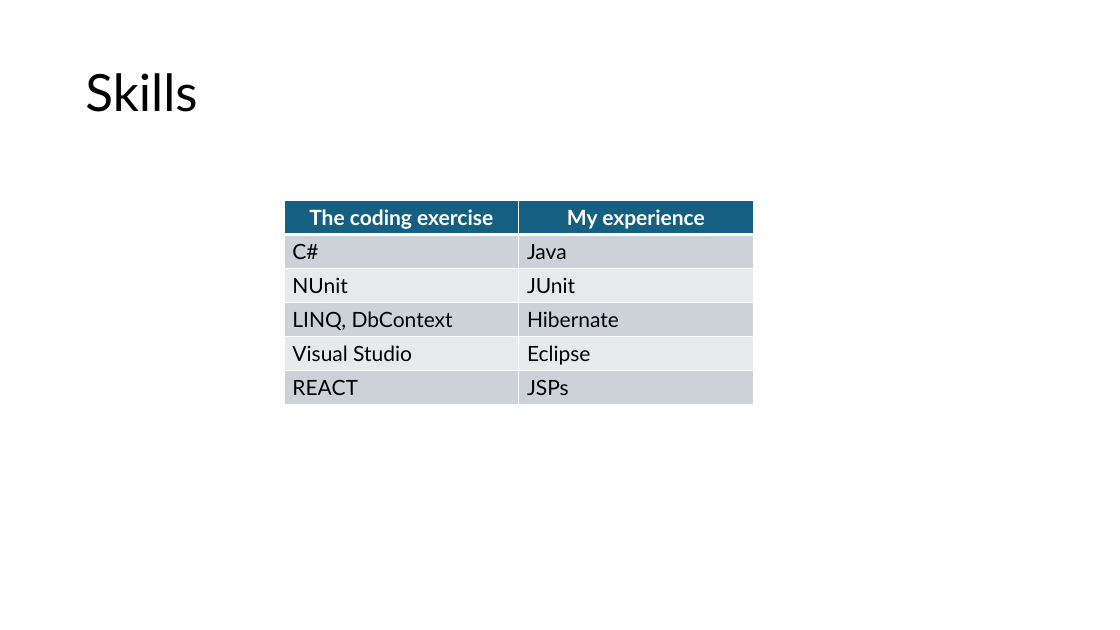
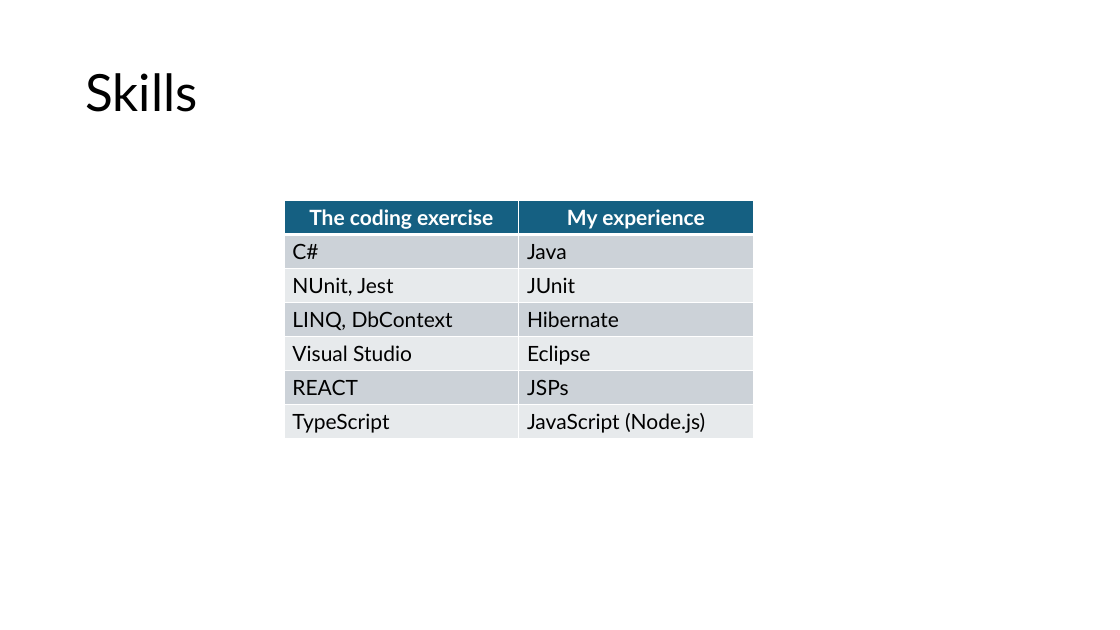
Before and after one commit to rennyeb/hci-take-home-interview-v3-main, a slide deck: slide 6 of Coding Exercise.pptx. Drawn at 1120x630 pixels with LibreOffice and Linux fonts; fonts in the diff are those of the drawing. Boxes give left, top, right and bottom in pixels: in the first picture for what was removed or moved away, otherwise in the second. Text is boxed around its words. In the diff, an @@ line names an element or a change of style, - is before the commit and + after.

```diff
--- a/Coding Exercise.pptx
+++ b/Coding Exercise.pptx
@@ table at (284,201,753,439) @@
-row 3, column 1: NUnit
+row 3, column 1: NUnit, Jest
+row 7: TypeScript | JavaScript (Node.js)
```
Also in this commit, not shown: 6 other files.
